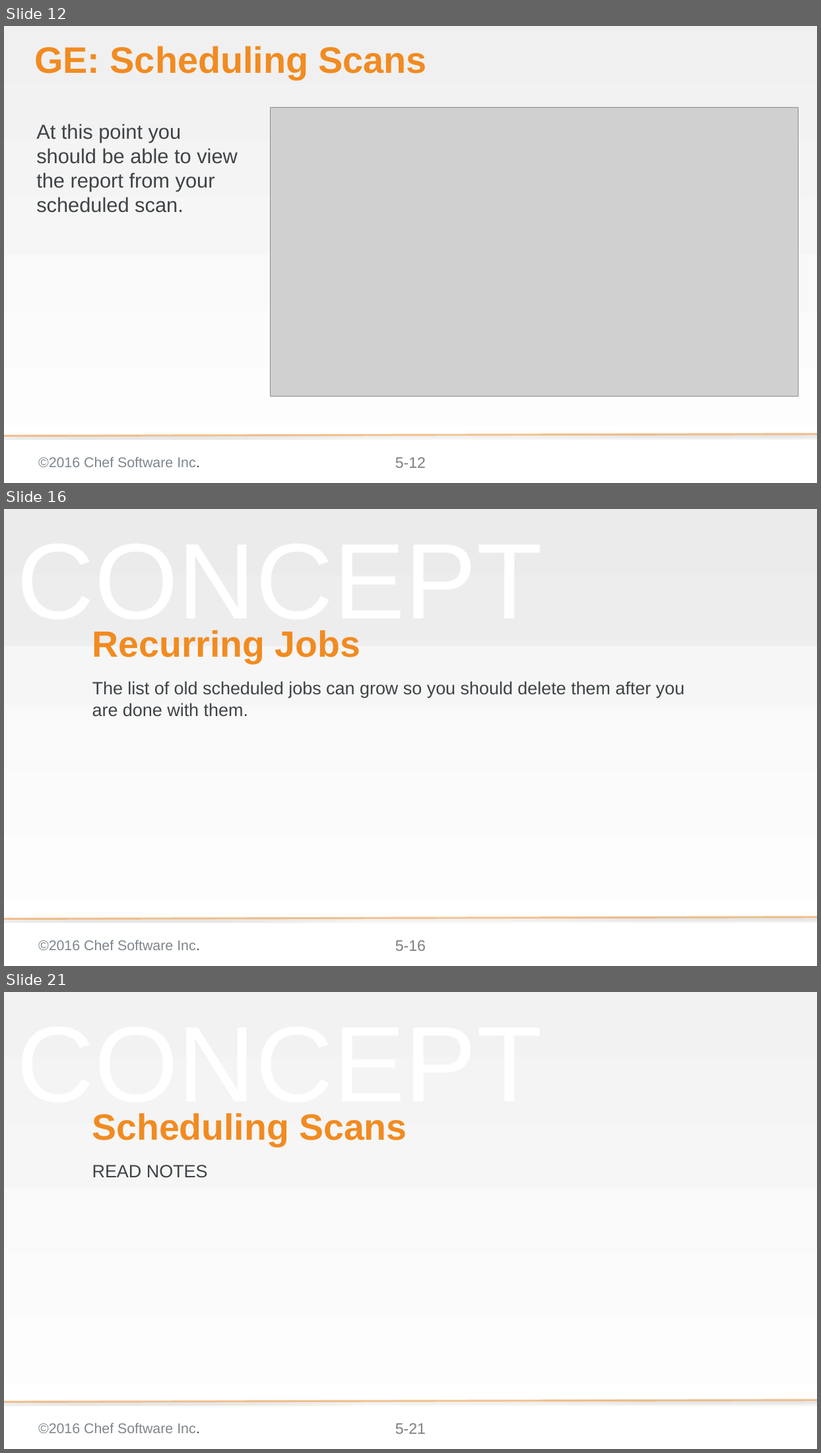
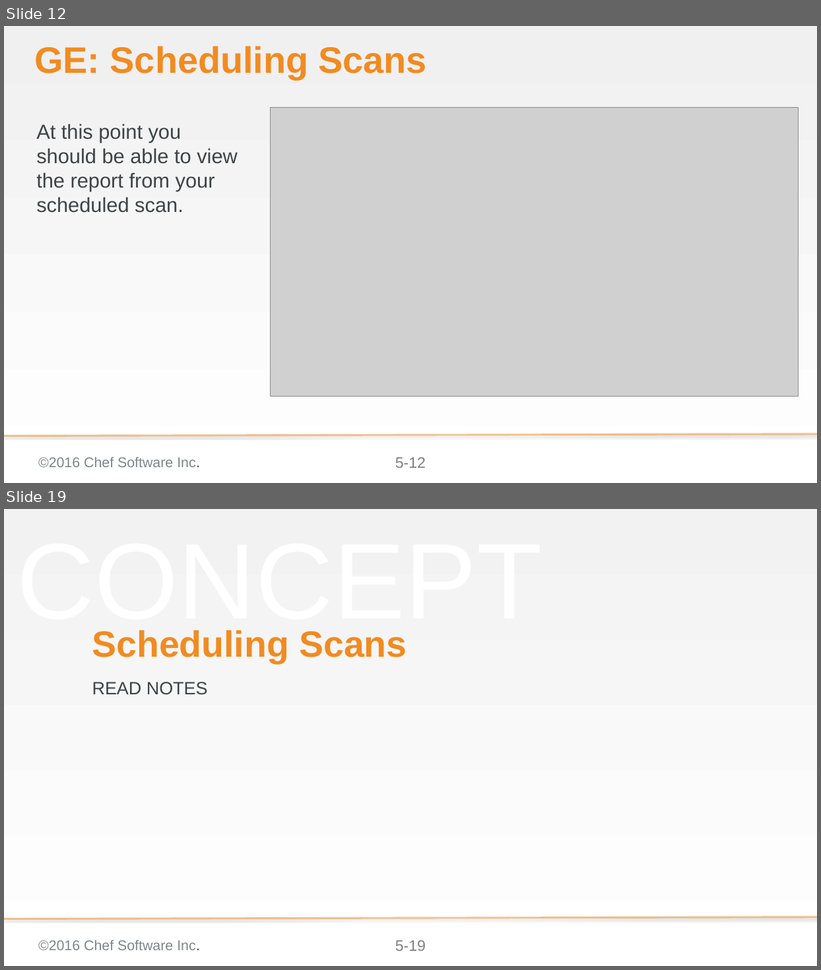
Before and after one commit to bchamby/chef-compliance-installation-configuration-operation, a slide deck: 05-scheduling-scans-reports.pptx. Shown one above the other, each under a label of ours: slides 12, 16 and 21 before the commit, slides 12 and 19 after it; the slides between them are not shown. The pictures are 821x1453 and 821x970 pixels, drawn with LibreOffice and Linux fonts; fonts in the diff are those of the drawing; grey boxes stand for pictures; background and template pictures are left out. Boxes give left, top, right and bottom in pixels: in the first picture for what was removed or moved away, otherwise in the second. Text is boxed around its words. In the diff, an @@ line names an element or a change of style, - is before the commit and + after.

```diff
--- a/05-scheduling-scans-reports.pptx
+++ b/05-scheduling-scans-reports.pptx
@@ slide 16 removed at bbox=[4, 509, 817, 966], background gradient #F2F2F2 to #FFFFFF; not listed: 4 template elements that a slide beside it also shows @@
@@ rectangle removed at bbox=[4, 509, 817, 646] @@
@@ title removed at bbox=[92, 630, 360, 663] @@
-Recurring Jobs
@@ subtitle removed at bbox=[92, 681, 684, 717] @@
-The list of old scheduled jobs can grow so you should delete them after you are done with them.
@@ what was slide 21 is now slide 19 @@
@@ page number at bbox=[395, 941, 426, 951]: text changed @@
-5-21
+5-19
```
Also in this commit, not shown: 5 slides changed, 3 slides added, 5 other slides removed.
